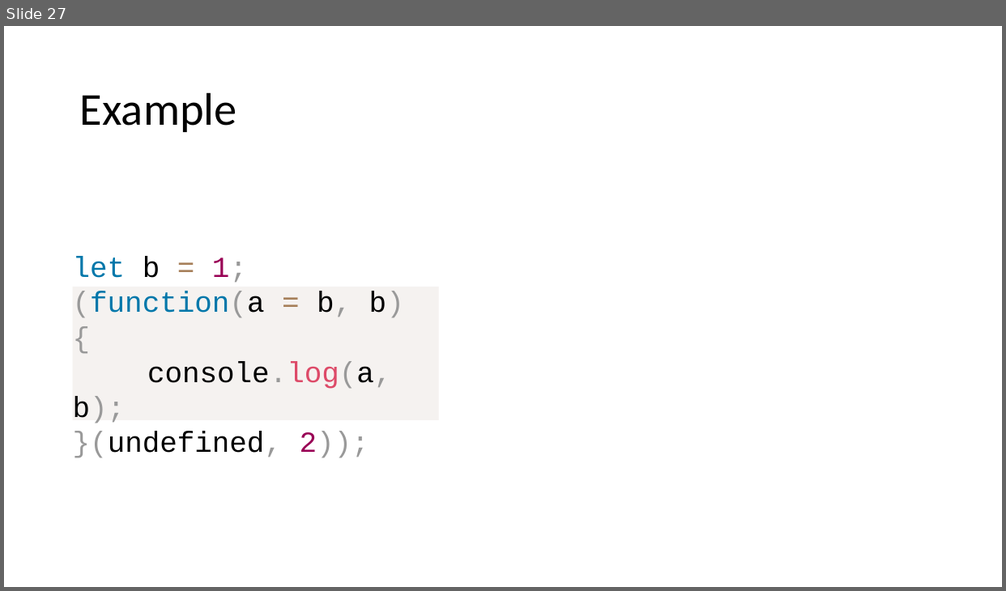
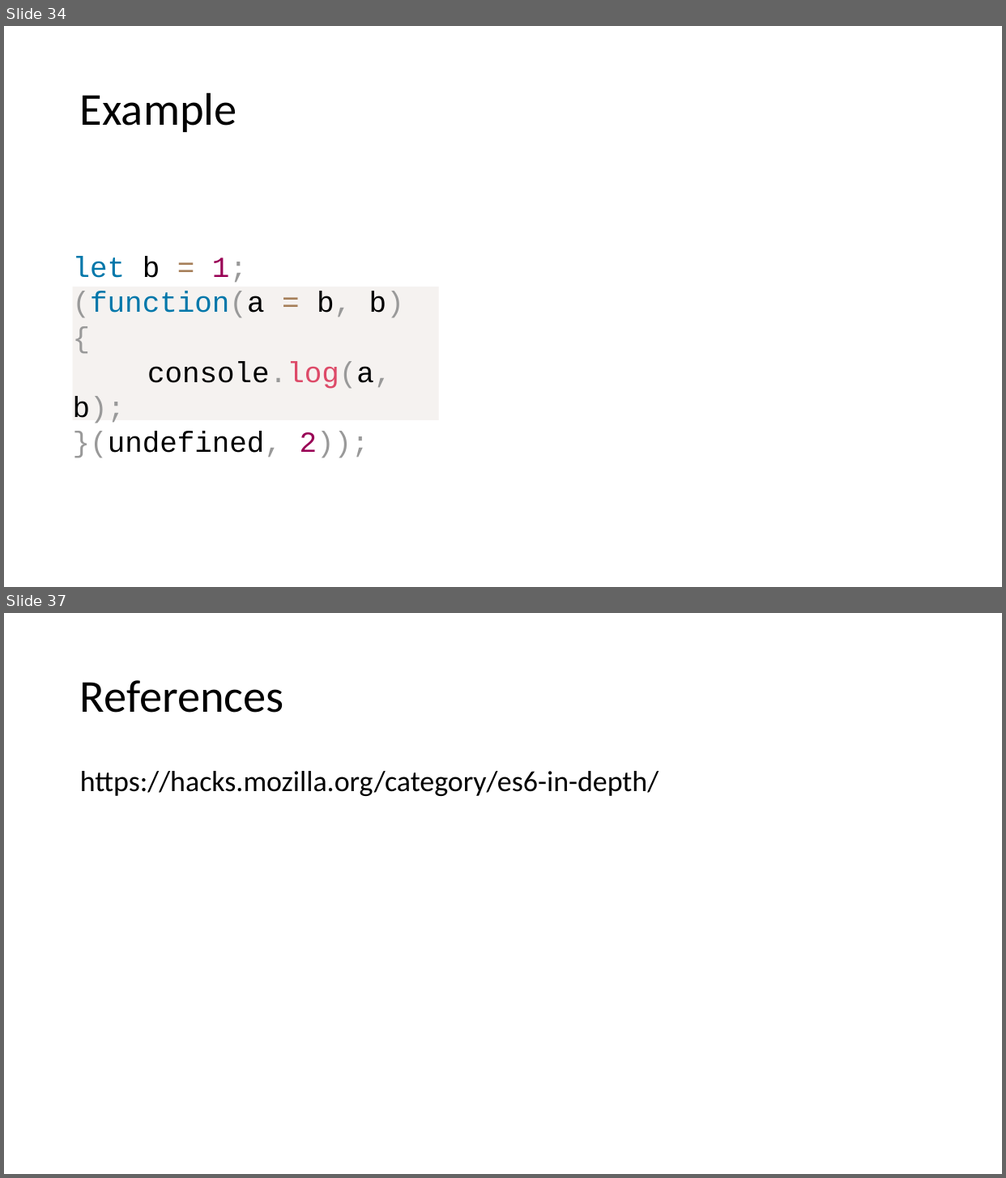
Before and after one commit to dzmitry-varabei/front-end-course, a slide deck: es6/es6.pptx. Shown one above the other, each under a label of ours: slide 27 before the commit, slides 34 and 37 after it; the slides between them are not shown. The pictures are 1006x591 and 1006x1178 pixels, drawn with LibreOffice and Linux fonts; fonts in the diff are those of the drawing. Boxes give left, top, right and bottom in pixels: in the first picture for what was removed or moved away, otherwise in the second. Text is boxed around its words. In the diff, an @@ line names an element or a change of style, - is before the commit and + after.

```diff
--- a/es6/es6.pptx
+++ b/es6/es6.pptx
@@ slide 37 added at box(4, 613, 1002, 1174), background #FFFFFF @@
@@ title added at box(80, 680, 284, 713), 44 pt, text #000000 @@
+References
@@ text added at box(80, 771, 658, 796), 28 pt, text #000000 @@
+https://hacks.mozilla.org/category/es6-in-depth/
@@ what was slide 27 is now slide 34 @@
```
Also in this commit, not shown: 9 other slides added, 6 other files.
